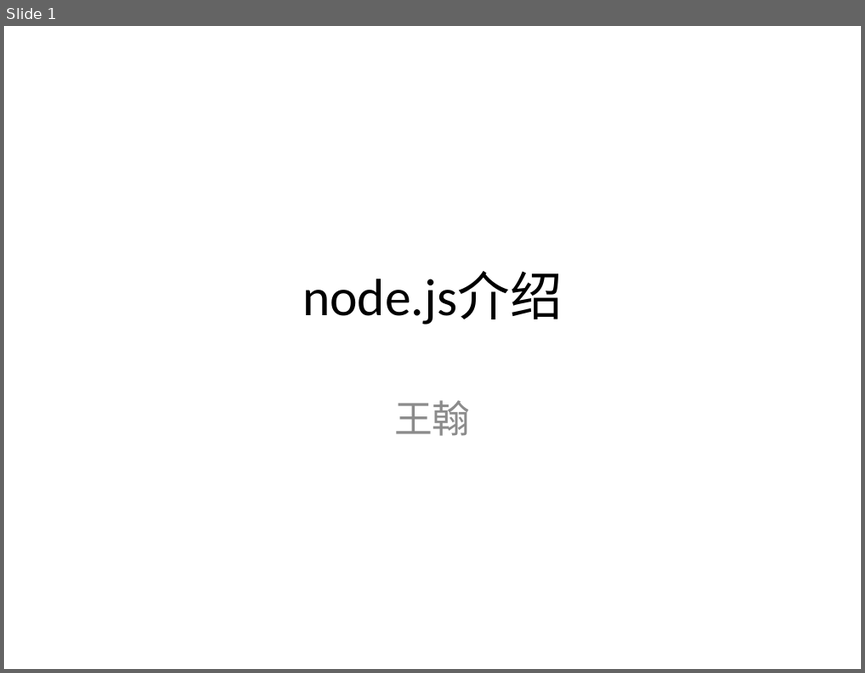
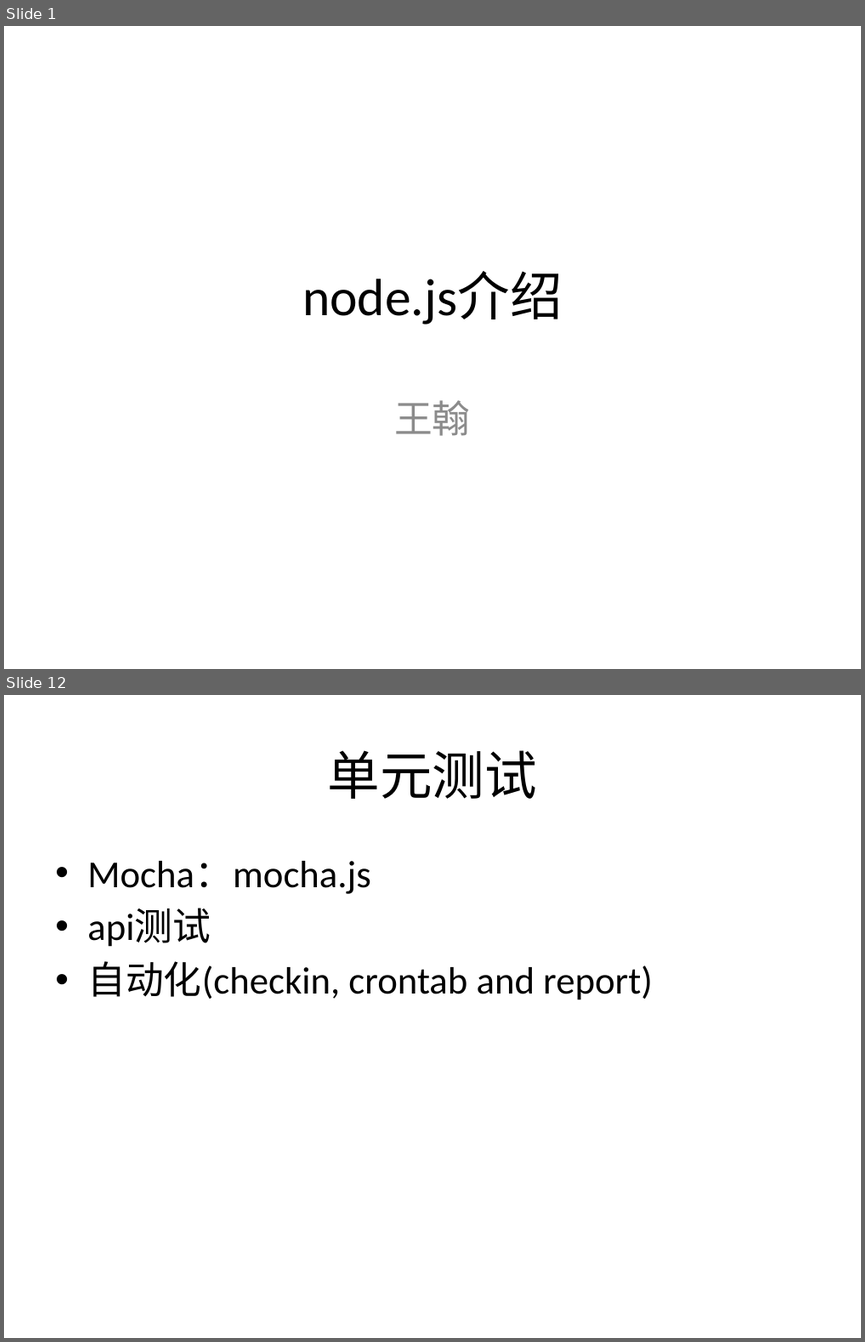
Before and after one commit to JamCode/nodePresentation, a slide deck: 演示文稿2.pptx. Shown one above the other, each under a label of ours: slide 1 before the commit, slides 1 and 12 after it; the slides between them are not shown. The pictures are 865x673 and 865x1342 pixels, drawn with LibreOffice and Linux fonts; fonts in the diff are those of the drawing. Boxes give left, top, right and bottom in pixels: in the first picture for what was removed or moved away, otherwise in the second. Text is boxed around its words. In the diff, an @@ line names an element or a change of style, - is before the commit and + after.

```diff
--- a/演示文稿2.pptx
+++ b/演示文稿2.pptx
@@ slide 12 added at <box>4,695,861,1338</box>, background #FFFFFF @@
@@ title added at <box>328,750,537,799</box>, 44 pt, text #000000 @@
+单元测试
@@ text added at <box>87,861,653,1000</box>, 32 pt, text #000000 @@
+• Mocha：mocha.js
+• api测试
+• 自动化(checkin, crontab and report)
```
Also in this commit, not shown: 1 slide changed, 12 other slides added, 25 other files.
